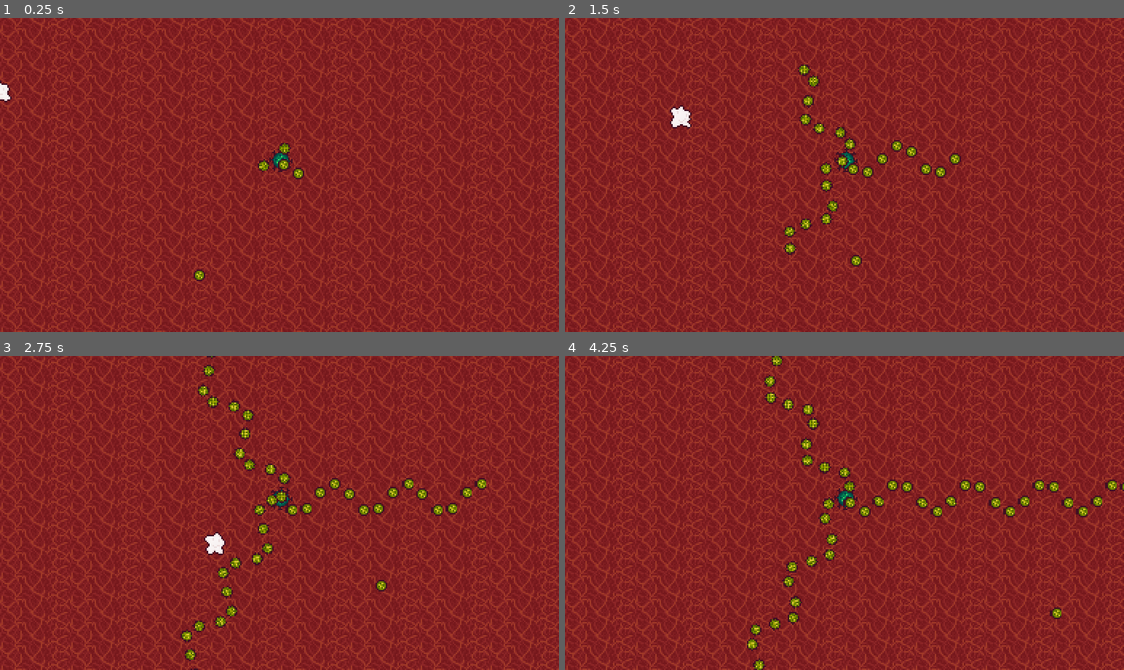
Above: before the commit, frames 1-4 (two rows, left to right).
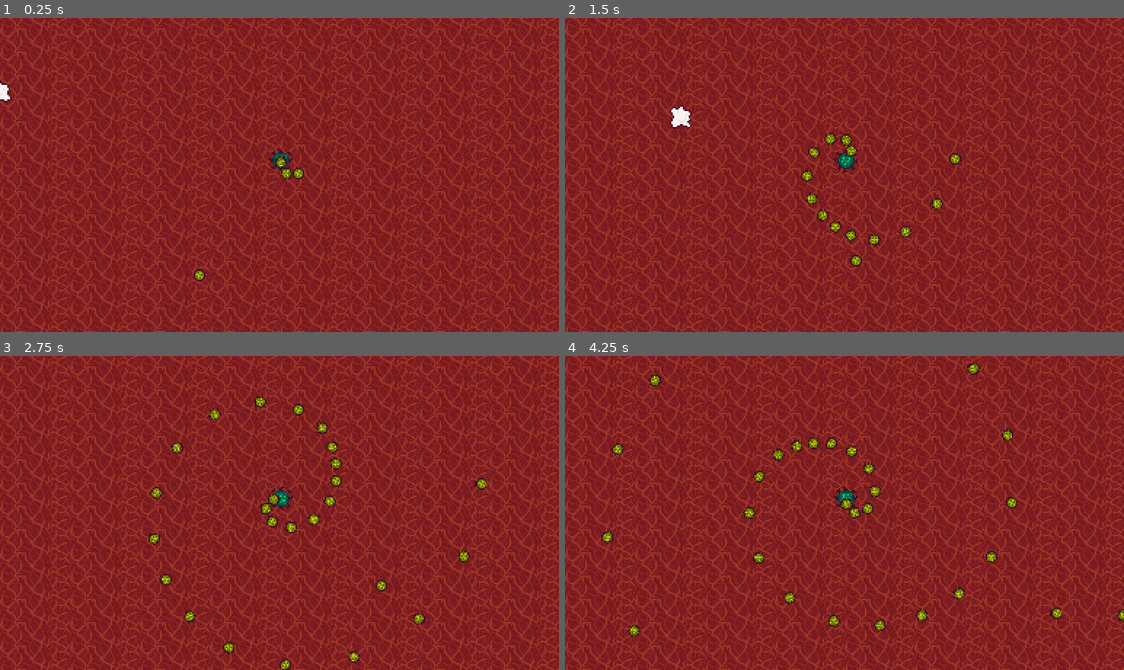
Above: after the commit, the same moments.

Repository: emrysshevek/anti-virus
Game: Godot game, scene res://tester.tscn
Same seed, same stepped clock (60 frames per second), same inputs: the game is played once before the commit and once after it.
Inputs:
- Up to frame 1 (0.25 s): no input
- Up to frame 2 (1.5 s): hold D (move_right) 0.53-1.28 s; hold S (move_down) from 1.28 s (still down)
- Up to frame 3 (2.75 s): release S (move_down) at 2.03 s; hold D (move_right) from 2.03 s (still down)
- Up to frame 4 (4.25 s): release D (move_right) at 2.78 s; hold W (move_up) 2.78-3.53 s; hold A (move_left) from 3.53 s (still down)

The runs differ from the first frame. In frame 1, 0.3% of the frame differs, in the area x 46-53%, y 39-52%; in frame 2, 2.0%; in frame 3, 3.8%; in frame 4, 4.3%, in the area x 6-100%, y 0-100%.

Commit message:
minor tweaks

Diff:
--- a/components/rotator.gd
+++ b/components/rotator.gd
@@ -1,7 +1,7 @@
 class_name Rotator
 extends Node2D
 
-@export var rps := 5
+@export var rps := 5.0
 
 var entity: Node2D
 
--- a/tester.gd
+++ b/tester.gd
@@ -5,7 +5,7 @@
 # Called when the node enters the scene tree for the first time.
 func _ready() -> void:
 	if spawner != null:
-		spawner.spawn(1000, .05)
+		spawner.spawn(1000, .1)
 
 
 # Called every frame. 'delta' is the elapsed time since the previous frame.
--- a/tester.tscn
+++ b/tester.tscn
@@ -35,6 +35,7 @@
 metadata/_edit_group_ = true
 
 [node name="Rotator" parent="Spawner" instance=ExtResource("3_h60hu")]
+rps = 0.5
 
 [node name="Projectile" parent="." instance=ExtResource("3_scpha")]
 position = Vector2(125, 168)
